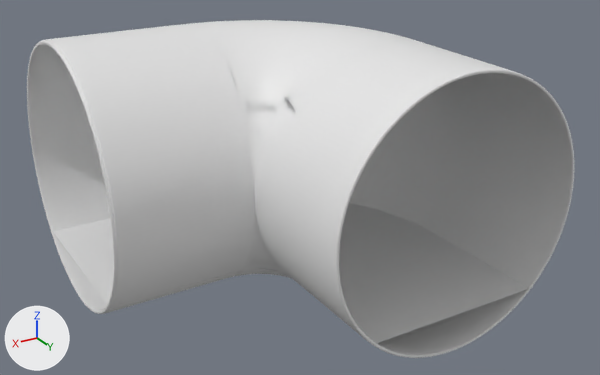
The Blender file Blender_Assets/corner_tube.blend, before and after one commit.
Camera for both pictures: a 50 mm lens placed at (34.0, 56.2, 23.2), pointed at (4.2, 6.4, -1.7). Lighting does not change. The marker at lower left points along +X, +Y and +Z.

The scene before the commit, as lines of its bpy script (objects in view):
```python
me_circle = bpy.data.meshes.new('Circle')
me_circle.from_pydata(...)  # 1088 vertices, 1056 faces; spans x -10.0..20.1, y -10.0..10.0, z -10.1..20.0
me_plane_004 = bpy.data.meshes.new('Plane.004')
me_plane_004.from_pydata(...)  # 29 vertices, 8 faces; spans x -41.0..118.0, y -124.0..45.0, z -47.0
ob_circle = bpy.data.objects.new('Circle', me_circle)
ob_circle.location = (0.0, 0.0, 0.0)
ob_circle.rotation_euler = (1.571, 0.0, 1.571)  # degrees (90, 0, 90)
_m = ob_circle.modifiers.new('Solidify', 'SOLIDIFY')
_m.thickness = 0.25
_m = ob_circle.modifiers.new('Subdivision', 'SUBSURF')
_m.levels = 3
ob_plane_003 = bpy.data.objects.new('Plane.003', me_plane_004)
ob_plane_003.location = (0.0, 0.0, 0.02)
ob_plane_003.rotation_euler = (0.0, 0.0, 1.571)  # degrees (0, 0, 90)
ob_plane_003.scale = (0.17, 0.16, 0.15)
```
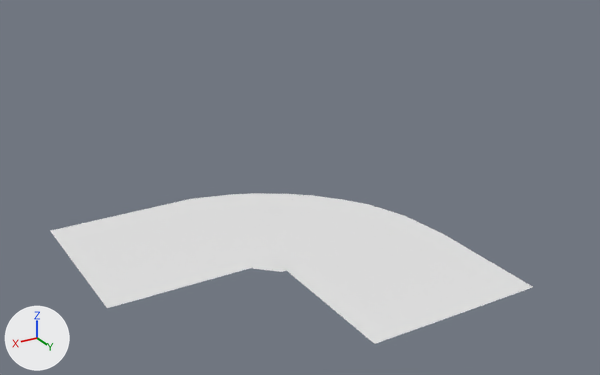
The change, as a diff of the scene's bpy script:
```diff
--- a/Blender_Assets/corner_tube.blend.py
+++ b/Blender_Assets/corner_tube.blend.py
@@ ob_circle @@
 _m = ob_circle.modifiers.new('Subdivision', 'SUBSURF')
 _m.levels = 3
+ob_circle.hide_set(True)
```

Changed parts and their boxes (x1, y1, x2, y2) in the pictures (600 x 375 px):
'Circle', hidden
    before: (27, 20, 574, 358)
